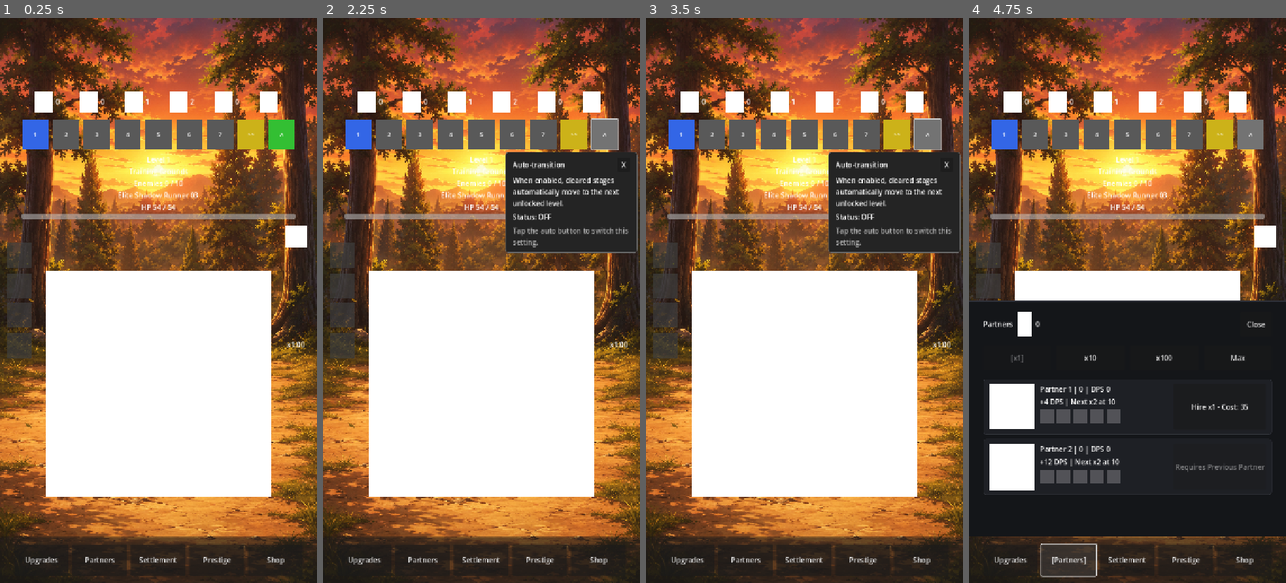
Above: before the commit, frames 1-4 (left to right).
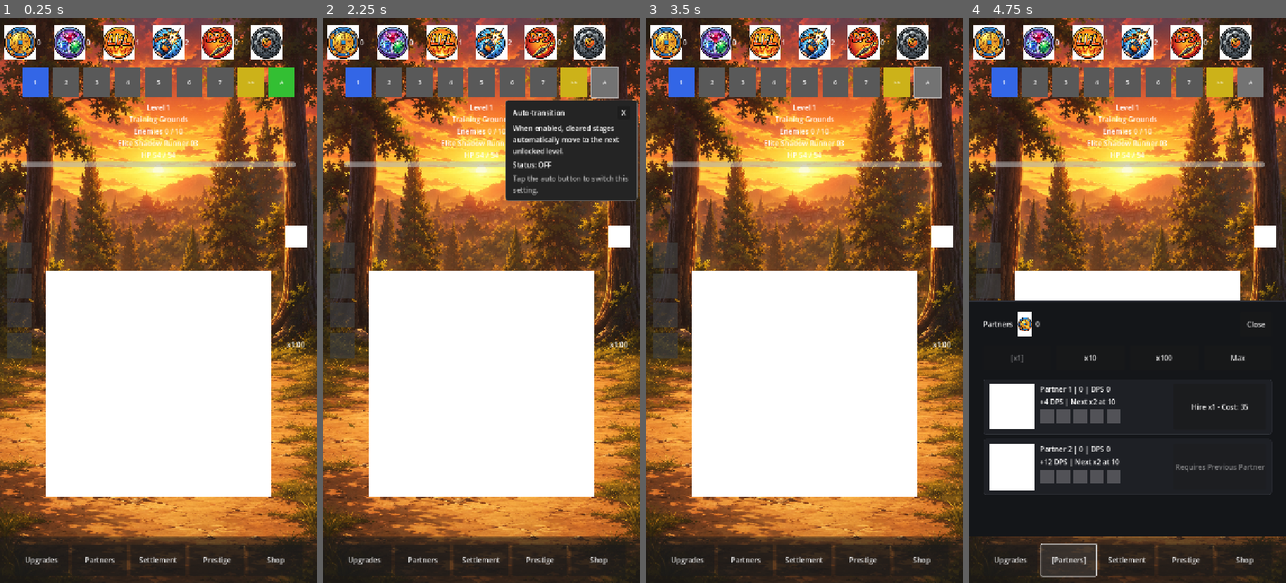
Above: after the commit, the same moments.

Repository: StanisRyz/naruto-clicker
Game: Godot game, scene res://scenes/main/Main.tscn
The game is run twice, just before and just after one commit, with the same random seed, the same clock (stepped at 60 frames per second) and the same inputs.
Inputs (mouse positions are in pixels of both pictures, inside the frame that each line leads up to):
- Up to frame 1 (0.25 s): no input
- Up to frame 2 (2.25 s): click "1" at 0.5 s; click ">>" at 1.25 s; click "A" at 2 s
- Up to frame 3 (3.5 s): click (940, 238) at 2.75 s
- Up to frame 4 (4.75 s): click "Upgrades" at 3.5 s; click "Partners" at 4.25 s

The runs differ from the first frame. In frame 1, 15% of the frame differs, in the area x 1-94%, y 1-36%; in frame 2, 20%; in frame 3, 21%, in the area x 1-100%, y 1-42%; in frame 4, 15%.

Commit message:
Resize top HUD icons to 72
Adjust the top HUD after testing larger icons.

Changes include:
- Resize top HUD icons to 72x72 instead of 128x128.
- Return PrimaryStatsPanel to a single horizontal row with six elements.
- Use compact card sizing and reduced spacing to keep the HUD inside mobile screen edges.
- Preserve existing HUD asset keys, settings behavior, gameplay, balance, save format, and exports.

Diff:
--- a/scenes/game/ClickerScreen.tscn
+++ b/scenes/game/ClickerScreen.tscn
@@ -39,10 +39,10 @@
 anchors_preset = 5
 anchor_left = 0.5
 anchor_right = 0.5
-offset_left = -280.0
-offset_top = 166.0
-offset_right = 280.0
-offset_bottom = 214.0
+offset_left = -350.0
+offset_top = 16.0
+offset_right = 350.0
+offset_bottom = 96.0
 grow_horizontal = 2
 
 [node name="MainContent" type="MarginContainer" parent="."]
@@ -51,7 +51,7 @@
 anchor_right = 1.0
 anchor_bottom = 1.0
 offset_left = 48.0
-offset_top = 230.0
+offset_top = 112.0
 offset_right = -48.0
 offset_bottom = -128.0
 grow_horizontal = 2
--- a/scenes/ui/PrimaryStatsPanel.gd
+++ b/scenes/ui/PrimaryStatsPanel.gd
@@ -16,12 +16,22 @@
 
 
 func update_view(state: ClickerState) -> void:
-	gold_value_label.text = "%d" % state.gold
-	gems_value_label.text = "%d" % state.gems
-	character_level_value_label.text = "%d" % state.character_level
-	damage_value_label.text = "%d" % state.click_damage
-	partner_dps_value_label.text = "%d" % state.get_final_partner_dps(false)
+	gold_value_label.text = _compact(state.gold)
+	gems_value_label.text = _compact(state.gems)
+	character_level_value_label.text = _compact(state.character_level)
+	damage_value_label.text = _compact(state.click_damage)
+	partner_dps_value_label.text = _compact(state.get_final_partner_dps(false))
 
 
 func _on_settings_button_pressed() -> void:
 	settings_requested.emit()
+
+
+static func _compact(value: int) -> String:
+	if value >= 1_000_000_000:
+		return "%.1fB" % (value / 1_000_000_000.0)
+	if value >= 1_000_000:
+		return "%.1fM" % (value / 1_000_000.0)
+	if value >= 1_000:
+		return "%.1fK" % (value / 1_000.0)
+	return "%d" % value
--- a/scenes/ui/PrimaryStatsPanel.tscn
+++ b/scenes/ui/PrimaryStatsPanel.tscn
@@ -4,7 +4,7 @@
 [ext_resource type="Script" path="res://scripts/ui/ImageSlot.gd" id="2_image_slot"]
 
 [node name="PrimaryStatsPanel" type="Control"]
-custom_minimum_size = Vector2(560, 48)
+custom_minimum_size = Vector2(700, 80)
 mouse_filter = 2
 script = ExtResource("1_primary_stats")
 
@@ -16,16 +16,16 @@
 grow_horizontal = 2
 grow_vertical = 2
 mouse_filter = 2
-theme_override_constants/separation = 10
+theme_override_constants/separation = 4
 
 [node name="GoldCard" type="HBoxContainer" parent="HBoxContainer"]
-custom_minimum_size = Vector2(92, 40)
+custom_minimum_size = Vector2(108, 72)
 layout_mode = 2
 mouse_filter = 2
-theme_override_constants/separation = 6
+theme_override_constants/separation = 2
 
 [node name="GoldIcon" type="ColorRect" parent="HBoxContainer/GoldCard"]
-custom_minimum_size = Vector2(40, 40)
+custom_minimum_size = Vector2(72, 72)
 layout_mode = 2
 mouse_filter = 2
 color = Color(1, 1, 1, 1)
@@ -33,20 +33,21 @@
 asset_key = "ui.gold"
 
 [node name="GoldValueLabel" type="Label" parent="HBoxContainer/GoldCard"]
-custom_minimum_size = Vector2(46, 40)
+custom_minimum_size = Vector2(34, 72)
 layout_mode = 2
 mouse_filter = 2
 text = "0"
 vertical_alignment = 1
+text_overrun_behavior = 3
 
 [node name="GemsCard" type="HBoxContainer" parent="HBoxContainer"]
-custom_minimum_size = Vector2(92, 40)
+custom_minimum_size = Vector2(108, 72)
 layout_mode = 2
 mouse_filter = 2
-theme_override_constants/separation = 6
+theme_override_constants/separation = 2
 
 [node name="GemsIcon" type="ColorRect" parent="HBoxContainer/GemsCard"]
-custom_minimum_size = Vector2(40, 40)
+custom_minimum_size = Vector2(72, 72)
 layout_mode = 2
 mouse_filter = 2
 color = Color(1, 1, 1, 1)
@@ -54,20 +55,21 @@
 asset_key = "ui.gems"
 
 [node name="GemsValueLabel" type="Label" parent="HBoxContainer/GemsCard"]
-custom_minimum_size = Vector2(46, 40)
+custom_minimum_size = Vector2(34, 72)
 layout_mode = 2
 mouse_filter = 2
 text = "0"
 vertical_alignment = 1
+text_overrun_behavior = 3
 
 [node name="CharacterLevelCard" type="HBoxContainer" parent="HBoxContainer"]
-custom_minimum_size = Vector2(92, 40)
+custom_minimum_size = Vector2(108, 72)
 layout_mode = 2
 mouse_filter = 2
-theme_override_constants/separation = 6
+theme_override_constants/separation = 2
 
 [node name="CharacterLevelIcon" type="ColorRect" parent="HBoxContainer/CharacterLevelCard"]
-custom_minimum_size = Vector2(40, 40)
+custom_minimum_size = Vector2(72, 72)
 layout_mode = 2
 mouse_filter = 2
 color = Color(1, 1, 1, 1)
@@ -75,20 +77,21 @@
 asset_key = "ui.hero_level"
 
 [node name="CharacterLevelValueLabel" type="Label" parent="HBoxContainer/CharacterLevelCard"]
-custom_minimum_size = Vector2(46, 40)
+custom_minimum_size = Vector2(34, 72)
 layout_mode = 2
 mouse_filter = 2
 text = "1"
 vertical_alignment = 1
+text_overrun_behavior = 3
 
 [node name="DamageCard" type="HBoxContainer" parent="HBoxContainer"]
-custom_minimum_size = Vector2(92, 40)
+custom_minimum_size = Vector2(108, 72)
 layout_mode = 2
 mouse_filter = 2
-theme_override_constants/separation = 6
+theme_override_constants/separation = 2
 
 [node name="DamageIcon" type="ColorRect" parent="HBoxContainer/DamageCard"]
-custom_minimum_size = Vector2(40, 40)
+custom_minimum_size = Vector2(72, 72)
 layout_mode = 2
 mouse_filter = 2
 color = Color(1, 1, 1, 1)
@@ -96,20 +99,21 @@
 asset_key = "ui.click_damage"
 
 [node name="DamageValueLabel" type="Label" parent="HBoxContainer/DamageCard"]
-custom_minimum_size = Vector2(46, 40)
+custom_minimum_size = Vector2(34, 72)
 layout_mode = 2
 mouse_filter = 2
 text = "1"
 vertical_alignment = 1
+text_overrun_behavior = 3
 
 [node name="PartnerDpsCard" type="HBoxContainer" parent="HBoxContainer"]
-custom_minimum_size = Vector2(92, 40)
+custom_minimum_size = Vector2(108, 72)
 layout_mode = 2
 mouse_filter = 2
-theme_override_constants/separation = 6
+theme_override_constants/separation = 2
 
 [node name="PartnerDpsIcon" type="ColorRect" parent="HBoxContainer/PartnerDpsCard"]
-custom_minimum_size = Vector2(40, 40)
+custom_minimum_size = Vector2(72, 72)
 layout_mode = 2
 mouse_filter = 2
 color = Color(1, 1, 1, 1)
@@ -117,14 +121,15 @@
 asset_key = "ui.partner_dps"
 
 [node name="PartnerDpsValueLabel" type="Label" parent="HBoxContainer/PartnerDpsCard"]
-custom_minimum_size = Vector2(46, 40)
+custom_minimum_size = Vector2(34, 72)
 layout_mode = 2
 mouse_filter = 2
 text = "0"
 vertical_alignment = 1
+text_overrun_behavior = 3
 
 [node name="SettingsButton" type="Button" parent="HBoxContainer"]
-custom_minimum_size = Vector2(40, 40)
+custom_minimum_size = Vector2(72, 72)
 layout_mode = 2
 mouse_filter = 0
 flat = true
--- a/scripts/game/ClickerState.gd
+++ b/scripts/game/ClickerState.gd
@@ -18,7 +18,7 @@
 var character_level_upgrade_cost: int = 5
 var current_level: int = 1
 var max_unlocked_level: int = 1
-var auto_stage_advance_enabled: bool = true
+var auto_stage_advance_enabled: bool =	 true
 var cleared_level_ids: Dictionary = {}
 var level_enemy_progress: Dictionary = {}
 var enemies_defeated_on_level: int = 0
Binary file added: assets/images/ui/click_damage.png
Not shown, added: assets/images/ui/click_damage.png.import
Binary file added: assets/images/ui/gems.png
Not shown, added: assets/images/ui/gems.png.import
Binary file added: assets/images/ui/gold.png
Not shown, added: assets/images/ui/gold.png.import
Binary file added: assets/images/ui/hero_level.png
Not shown, added: assets/images/ui/hero_level.png.import
Binary file added: assets/images/ui/partner_dps.png
Not shown, added: assets/images/ui/partner_dps.png.import
Binary file added: assets/images/ui/settings.png
Not shown, added: assets/images/ui/settings.png.import
(and 2 more such lines)
